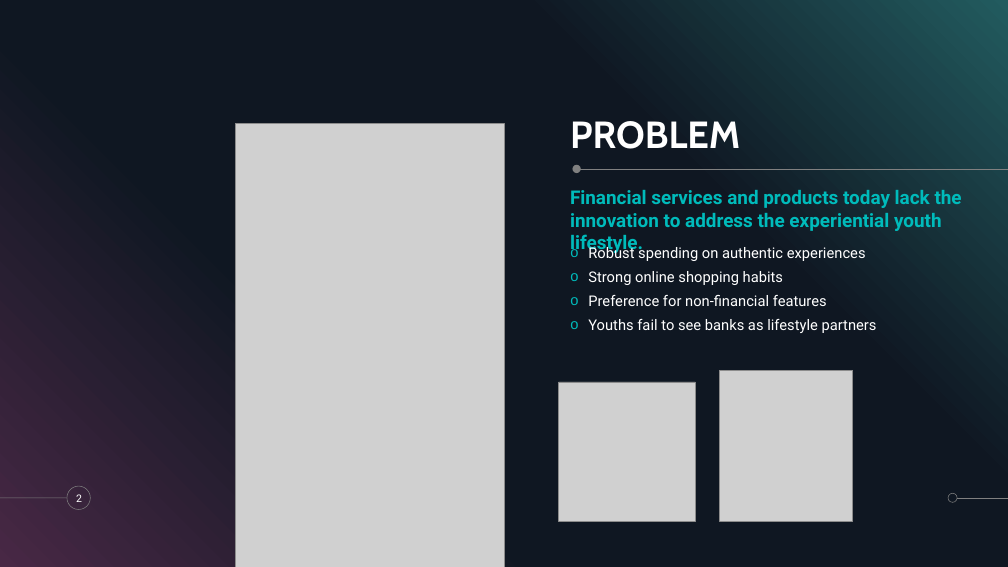
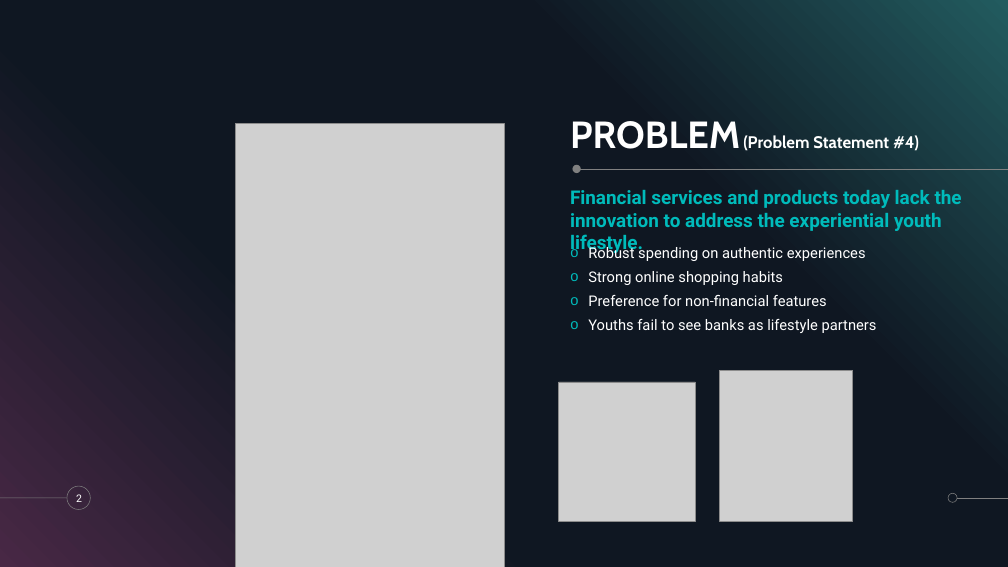
Before and after one commit to Melvynkoh94/ArtEngeering_RazerHackathon, a slide deck: slide 2 of Presentation.pptx. Drawn at 1008x567 pixels with LibreOffice and Linux fonts; fonts in the diff are those of the drawing; grey boxes stand for pictures. Boxes give left, top, right and bottom in pixels: in the first picture for what was removed or moved away, otherwise in the second. Text is boxed around its words. In the diff, an @@ line names an element or a change of style, - is before the commit and + after.

```diff
--- a/Presentation.pptx
+++ b/Presentation.pptx
@@ title at [570, 121, 919, 151]: text changed; size 36 to 16 pt @@
-PROBLEM
+PROBLEM (Problem Statement #4)
```
Also in this commit, not shown: 3 other slides changed.
